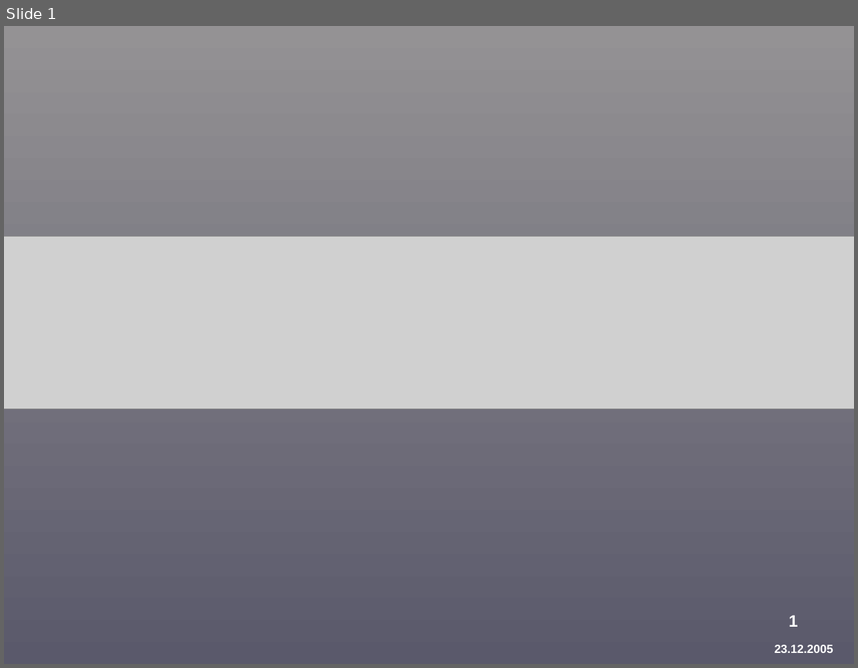
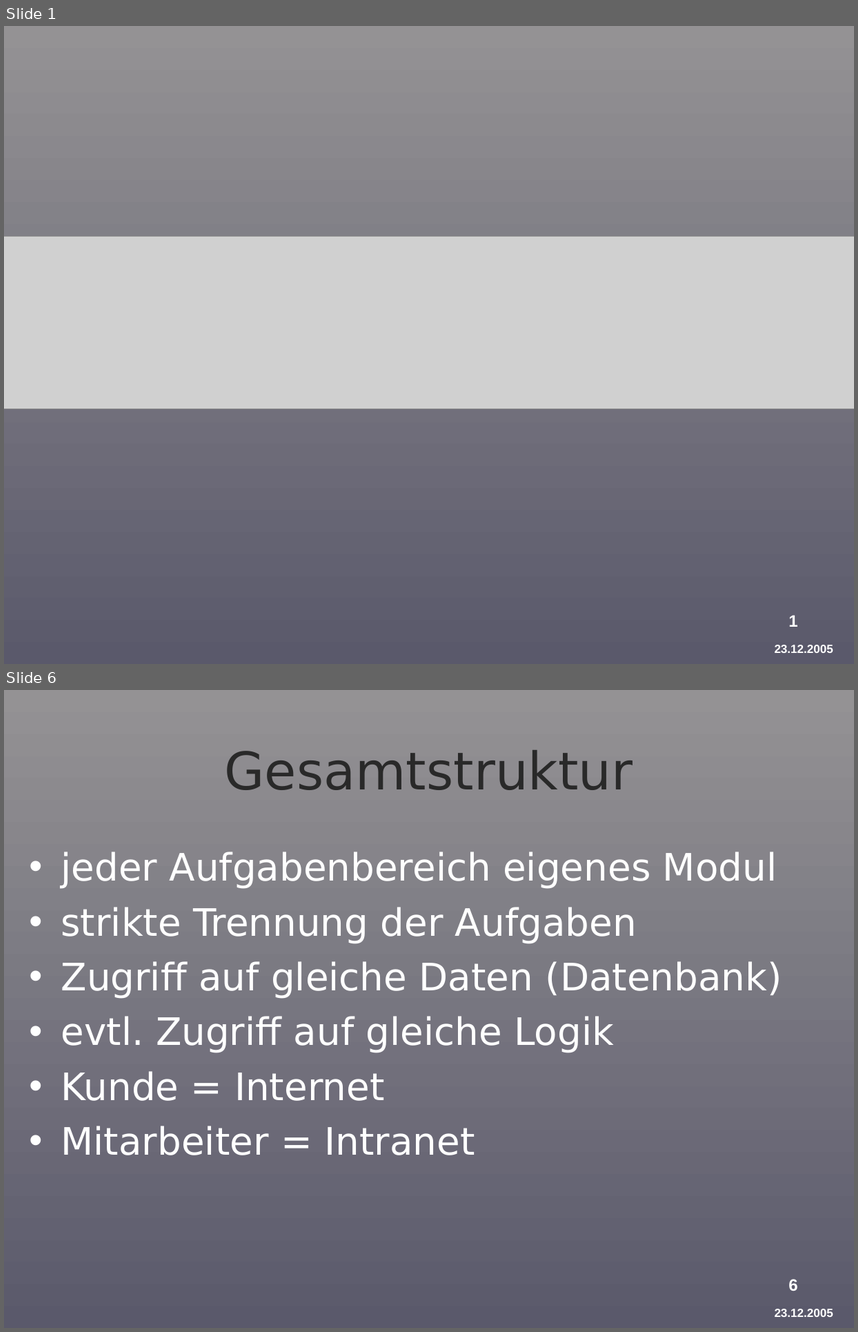
Before and after one commit to BackupTheBerlios/provirent-svn, a slide deck: docu/präsentation/Provirent-Vortrag-1-Schneider.ppt. Shown one above the other, each under a label of ours: slide 1 before the commit, slides 1 and 6 after it; the slides between them are not shown. The pictures are 858x668 and 858x1332 pixels, drawn with LibreOffice and Linux fonts; fonts in the diff are those of the drawing; grey boxes stand for pictures; background and template pictures are left out. Boxes give left, top, right and bottom in pixels: in the first picture for what was removed or moved away, otherwise in the second. Text is boxed around its words. In the diff, an @@ line names an element or a change of style, - is before the commit and + after.

```diff
--- a/docu/präsentation/Provirent-Vortrag-1-Schneider.ppt
+++ b/docu/präsentation/Provirent-Vortrag-1-Schneider.ppt
@@ slide 6 added at (4,690,854,1328), background gradient #949294 to #5A596B; not listed: 2 template elements that a slide beside it also shows @@
@@ title added at (225,750,633,790), 44 pt, text #292929 @@
+Gesamtstruktur
@@ text added at (61,851,782,1155), 32 pt, text #FFFFFF @@
+• jeder Aufgabenbereich eigenes Modul
+• strikte Trennung der Aufgaben
+• Zugriff auf gleiche Daten (Datenbank)
+• evtl. Zugriff auf gleiche Logik
+• Kunde = Internet
+• Mitarbeiter = Intranet
```
Also in this commit, not shown: 1 slide changed, 10 other slides added, 1 slide removed, 2 other files.
